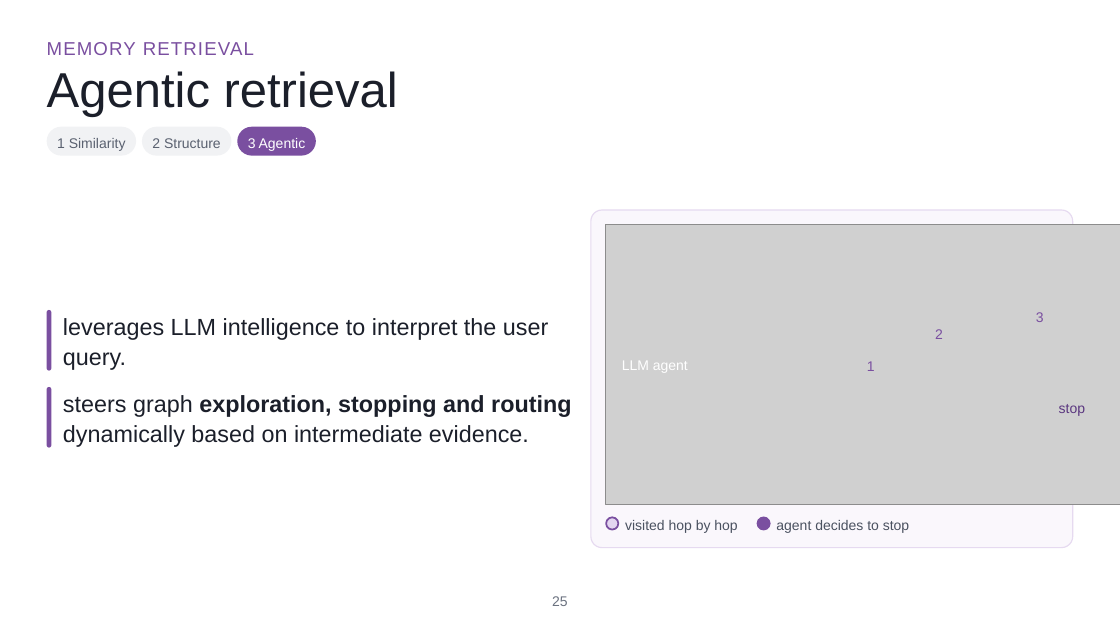
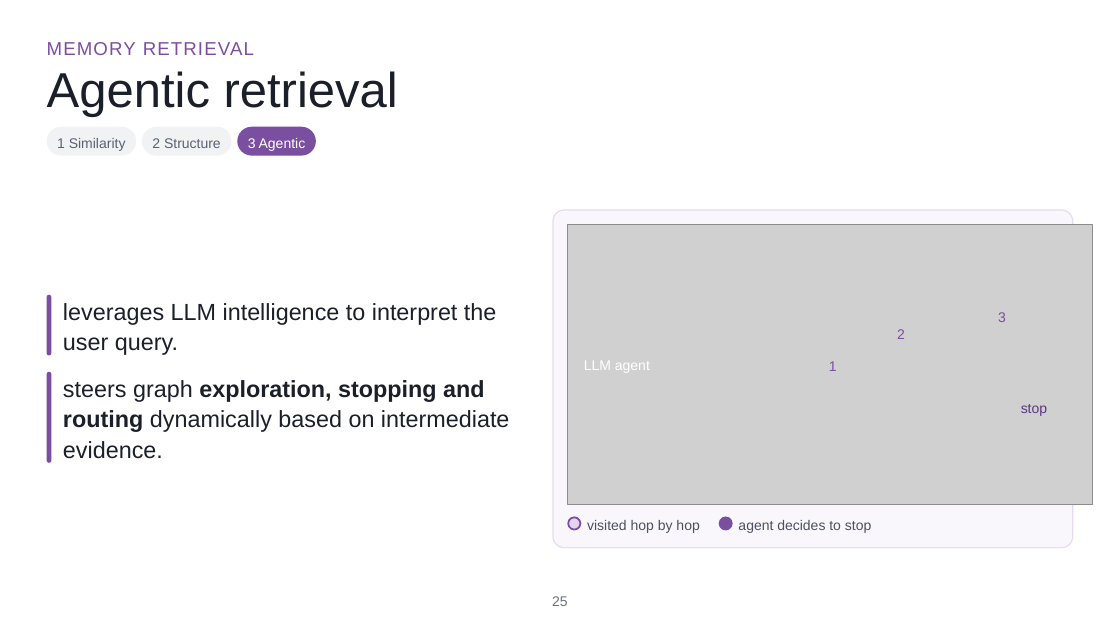
Before and after one commit to icedpanda/awesome-personalized-graph-memory, a slide deck: slide 23 of slides/Graph-Based Personalized Memory for LLM Agents — ICKG 2026.pptx. Drawn at 1120x630 pixels with LibreOffice and Linux fonts; fonts in the diff are those of the drawing; grey boxes stand for pictures. Boxes give left, top, right and bottom in pixels: in the first picture for what was removed or moved away, otherwise in the second. Text is boxed around its words. In the diff, an @@ line names an element or a change of style, - is before the commit and + after.

```diff
--- a/slides/Graph-Based Personalized Memory for LLM Agents — ICKG 2026.pptx
+++ b/slides/Graph-Based Personalized Memory for LLM Agents — ICKG 2026.pptx
@@ rounded rectangle: place and size @@
-rounded rectangle at [591,210,1073,548]
+rounded rectangle at [553,210,1073,548]
@@ rounded rectangle: place and size @@
-rounded rectangle at [47,310,52,371]
+rounded rectangle at [47,295,52,355]
@@ text "leverages LLM intelligence to interpret ..." rewrapped from [63,318,548,370] to [63,303,496,355] @@
@@ text "1": place and size @@
-text "1" at [867,361,875,371]
+text "1" at [829,361,837,371]
@@ rounded rectangle: place and size @@
-rounded rectangle at [47,387,52,448]
+rounded rectangle at [47,372,52,463]
@@ text "steers graph exploration, stopping and ..." rewrapped from [63,395,571,447] to [63,380,509,459] @@
@@ 5 texts, 2 rounded rectangles, 1 picture: place and size @@
-5 texts, 2 rounded rectangles, 1 picture at [606,224,1120,533]
+5 texts, 2 rounded rectangles, 1 picture at [567,224,1092,533]
@@ text "agent decides to stop": place and size @@
-text "agent decides to stop" at [776,520,909,533]
+text "agent decides to stop" at [738,520,871,533]
```
Also in this commit, not shown: 1 other slide changed, 1 other file.
